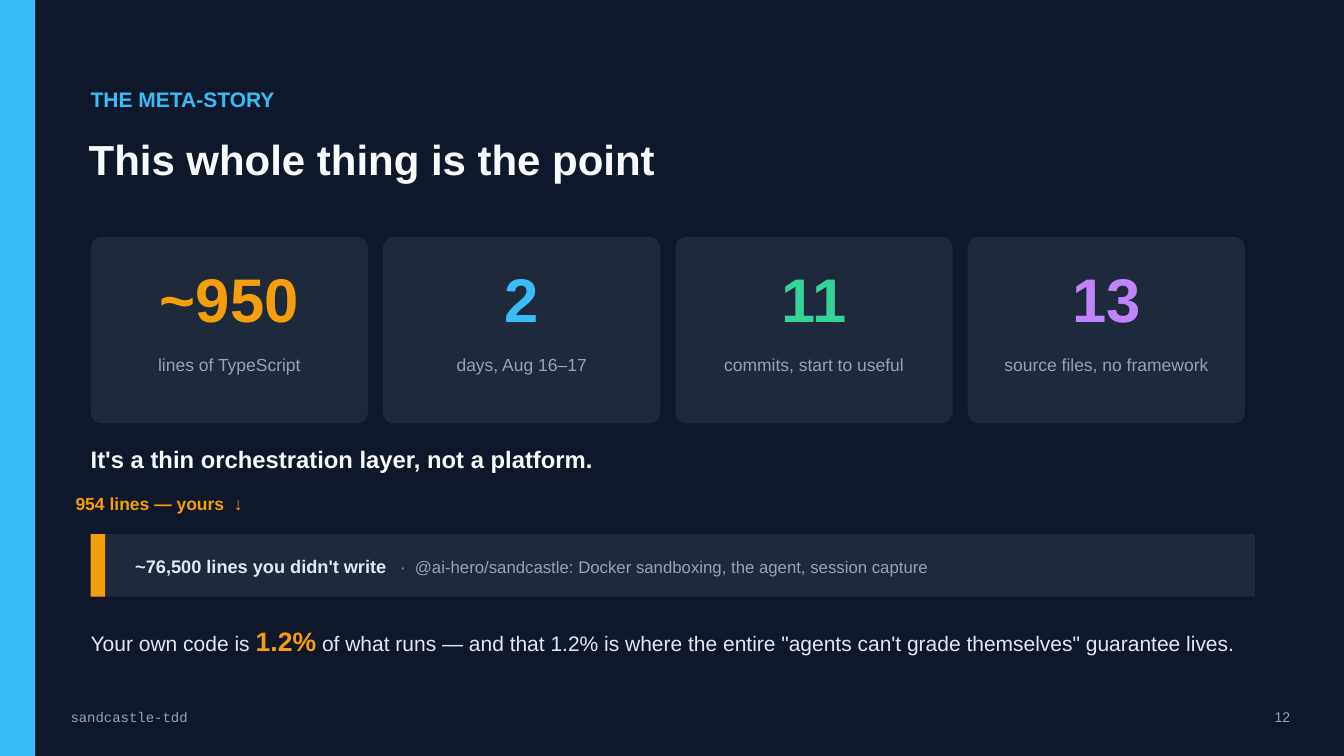
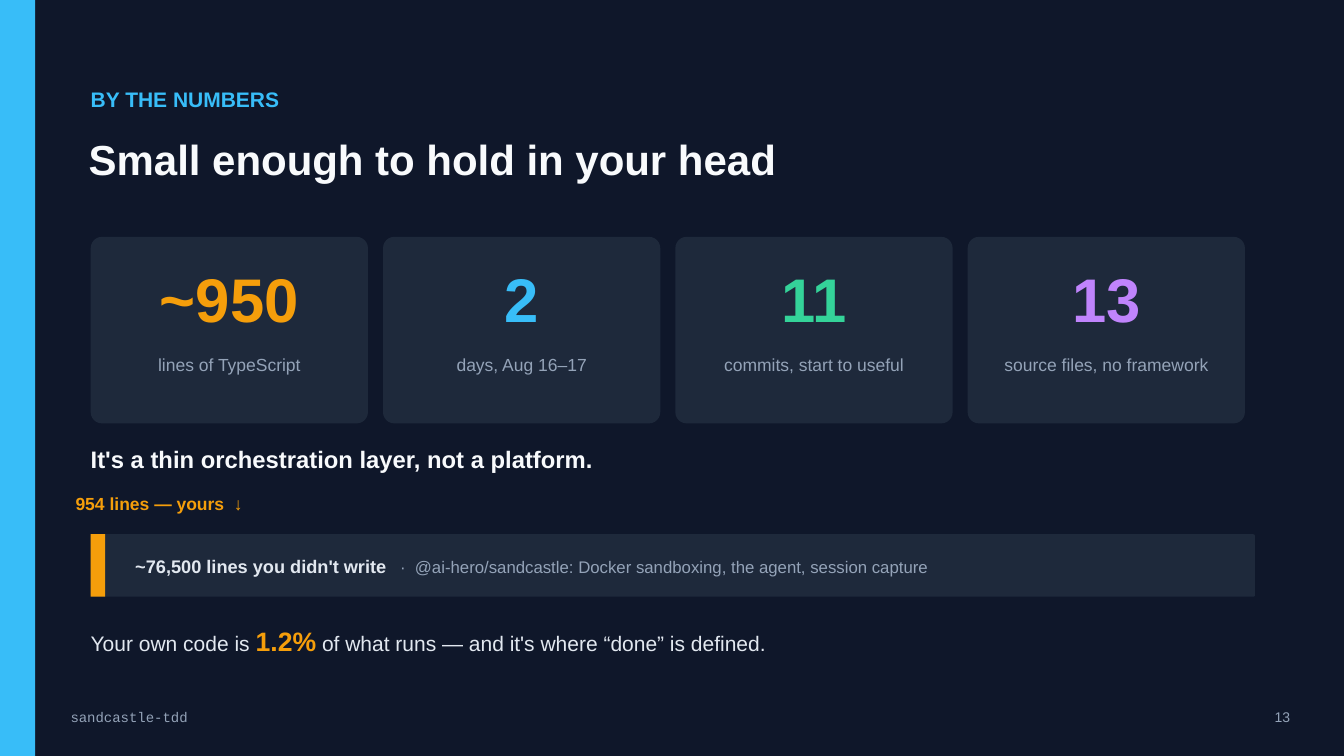
Before and after one commit to jjforge/vetinari, a slide deck: slide 14 of sandcastle-tdd-deck.pptx (slide 13 before the commit). Drawn at 1344x756 pixels with LibreOffice and Linux fonts; fonts in the diff are those of the drawing. Boxes give left, top, right and bottom in pixels: in the first picture for what was removed or moved away, otherwise in the second. Text is boxed around its words. In the diff, an @@ line names an element or a change of style, - is before the commit and + after.

```diff
--- a/sandcastle-tdd-deck.pptx
+++ b/sandcastle-tdd-deck.pptx
@@ text at box(91, 92, 279, 107): text changed @@
-THE META-STORY
+BY THE NUMBERS
@@ text at box(89, 144, 776, 183): text changed @@
-This whole thing is the point
+Small enough to hold in your head
@@ text at box(91, 632, 766, 652): text changed @@
-Your own code is 1.2% of what runs — and that 1.2% is where the entire "agents can't grade themselves" guarantee lives.
+Your own code is 1.2% of what runs — and it's where “done” is defined.
@@ text at box(1275, 712, 1291, 722): text changed @@
-12
+13
```
Also in this commit, not shown: 11 other slides changed, 2 slides added.
